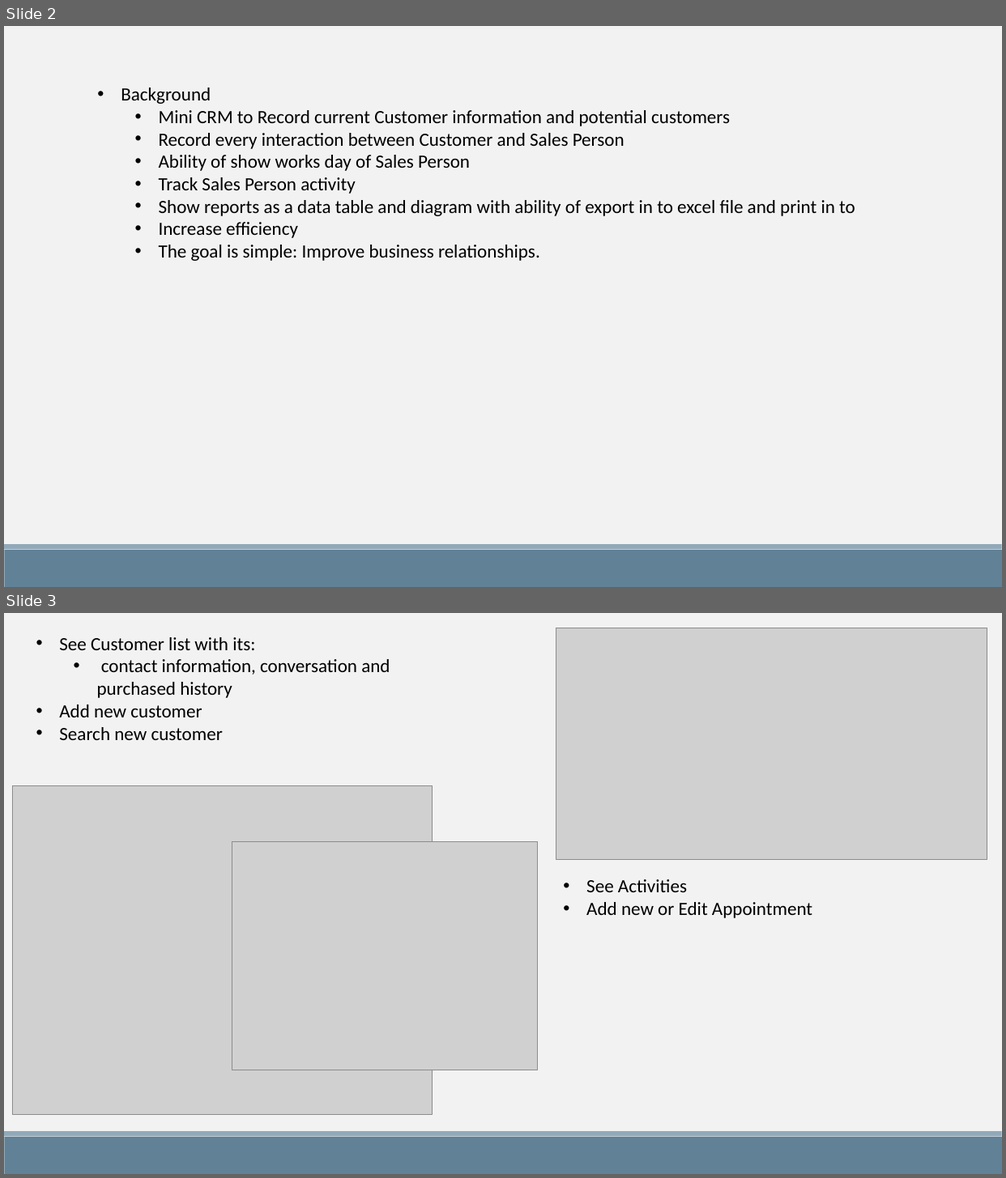
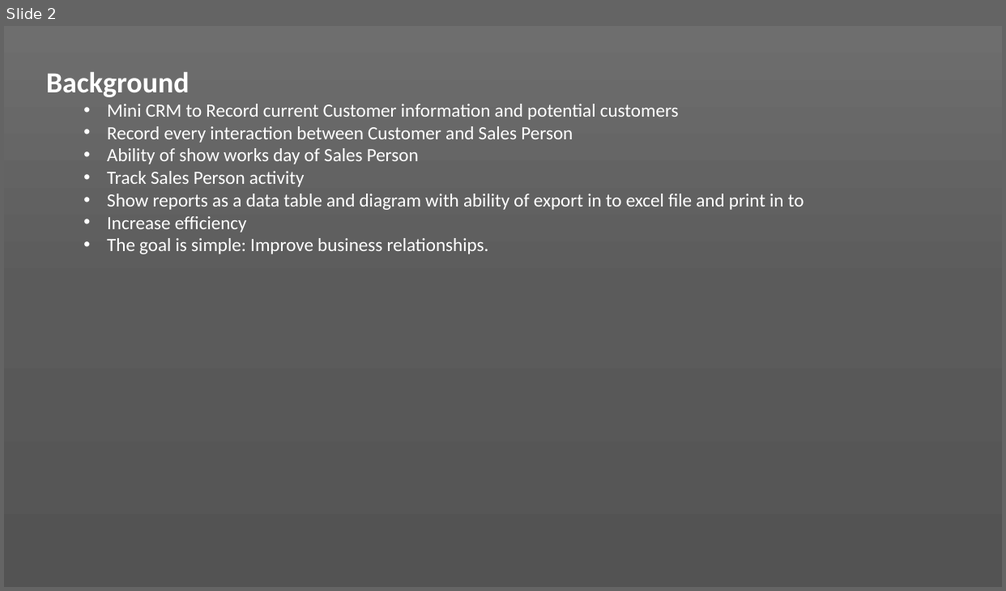
Before and after one commit to winotoj/ipd10-dotnet-CRM-Project, a slide deck: CRM PROJECT.pptx. Shown one above the other, each under a label of ours: slides 2 and 3 before the commit, slide 2 after it. The pictures are 1006x1178 and 1006x591 pixels, drawn with LibreOffice and Linux fonts; fonts in the diff are those of the drawing; grey boxes stand for pictures. Boxes give left, top, right and bottom in pixels: in the first picture for what was removed or moved away, otherwise in the second. Text is boxed around its words. In the diff, an @@ line names an element or a change of style, - is before the commit and + after.

```diff
--- a/CRM PROJECT.pptx
+++ b/CRM PROJECT.pptx
@@ slide 3 removed at [4,613,1002,1174], background #F2F2F2; not listed: 2 template elements that a slide beside it also shows @@
@@ picture removed at [556,628,987,859] @@
@@ text removed at [59,637,390,740] @@
-• See Customer list with its:
-  • contact information, conversation and purchased history
-• Add new customer
-• Search new customer
@@ picture removed at [12,786,432,1115] @@
@@ picture removed at [232,842,537,1071] @@
@@ text removed at [586,879,812,918] @@
-• See Activities
-• Add new or Edit Appointment
@@ slide 2 changed as well @@
@@ background #F2F2F2 to gradient #6E6E6E to #5B5B5B to #545454 @@
@@ text "Background": place and size @@
-text "Background" at [121,88,855,261]
+text "Background" at [46,72,804,254]
@@ text "Background" at [46,72,804,254]: size 18 to 28 pt, bold on in "Background"; text colour #000000 to #FFFFFF; bullet • to none @@
@@ rectangle removed at [4,550,1002,587] @@
@@ rectangle removed at [4,544,1002,550] @@
```
Also in this commit, not shown: 4 other slides changed, 4 slides added, 1 other slide removed, 2 other files.
